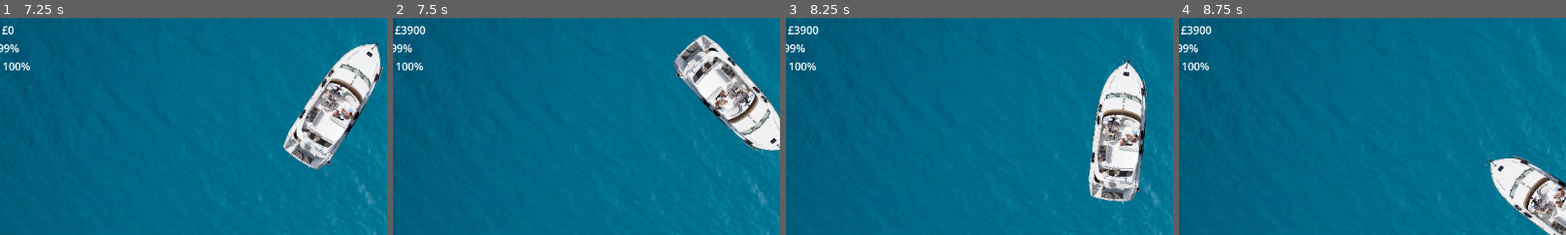
Above: before the commit, frames 1-4 (left to right).
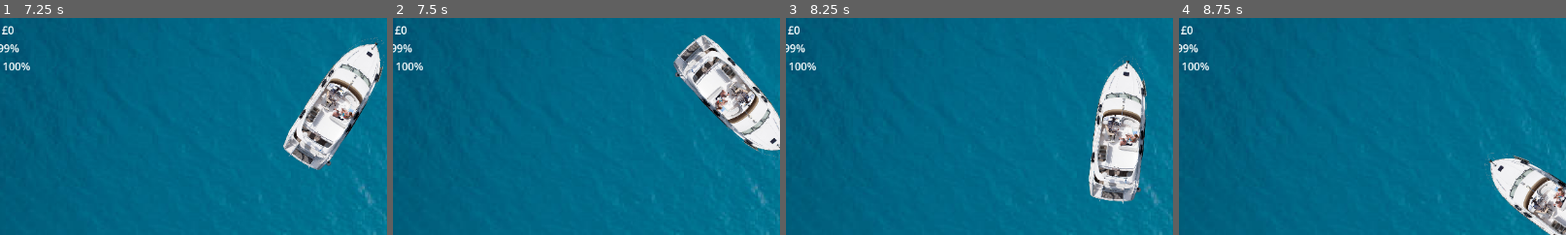
Above: after the commit, the same moments.

Repository: Camerondean34/motorboat-pension-ai
Game: Godot game, scene res://Scenes/boat_scene.tscn
Same seed, same stepped clock (60 frames per second), same inputs: the game is played once before the commit and once after it.
Inputs (mouse positions are % of the whole screen's width and height, from its top left):
- Up to frame 1 (7.25 s): tap Enter at 0.5, 4.25, 6.5 s; move the mouse to (72, 45) at 0.52 s; hold D (Right) 0.53-1.28 s; hold E (Interact) 0.53-1.28 s; move the mouse to (30, 55) at 1.27 s; hold S (Down) 1.28-2.03 s; tap E (Interact) every 1.5 s from 1.35 to 5.85 s; move the mouse to (60, 28) at 2.02 s; hold D (Right) 2.03-2.78 s; hold E (Interact) 2.03-2.78 s; tap Space at 2.75, 5 s; move the mouse to (45, 70) at 2.77 s; hold W (Up) 2.78-3.53 s; move the mouse to (80, 65) at 3.52 s; hold E (Interact) 3.53-4.28 s; hold A (Left) 3.53-5.03 s; move the mouse to (20, 35) at 4.27 s; move the mouse to (55, 50) at 5.02 s; hold S (Down) 5.03-5.78 s; hold E (Interact) 5.03-5.78 s; move the mouse to (35, 25) at 5.77 s; hold D (Right) 5.78-6.53 s; move the mouse to (72, 45) at 6.52 s; hold W (Up) from 6.53 s (still down); hold E (Interact) from 6.53 s (still down)
- Up to frame 2 (7.5 s): move the mouse to (30, 55) at 7.27 s; release W (Up) at 7.28 s; release E (Interact) at 7.28 s; hold D (Right) from 7.28 s (still down); tap E (Interact) at 7.35 s
- Up to frame 3 (8.25 s): tap Space at 8 s; move the mouse to (60, 28) at 8.02 s; release D (Right) at 8.03 s; hold S (Down) from 8.03 s (still down); hold E (Interact) from 8.03 s (still down)
- Up to frame 4 (8.75 s): keep holding S (Down); keep holding E (Interact)
The pictures show only the part of the screen within x 7-57%, y 1-51%; the shares and areas given below are measured in that part.

Frame 1 is identical in both runs. In frame 2, 0.2% of the frame differs, in the area x 2-9%, y 3-8%; in frame 3, 0.2%; in frame 4, 0.2%.

Commit message:
removed passive pensioner capturing

Diff:
--- a/Scripts/PlayerHud.gd
+++ b/Scripts/PlayerHud.gd
@@ -43,17 +43,3 @@
 	PlayerVariables.accountBalance = int(1.05 * PlayerVariables.accountBalance);
 
 	update_ui()
-
-
-# hopefully we'll replace the timer-based capture system
-# instead we want to be capturing pensioners from the environment
-
-func _on_capture_pensioner_timer_timeout() -> void:
-
-	if PensionerPrison.prisoners.size() == PensionerPrison.pensionerCapacity:
-		return;
-
-	var pensioner = Pensioner.new()
-	PensionerPrison.prisoners.append(pensioner)
-
-	update_ui();
Not shown: 1 places in Scenes/boat_player_scene.tscn that only renumber resources
Not shown: 1 places in Scenes/island_scene.tscn that only renumber resources
